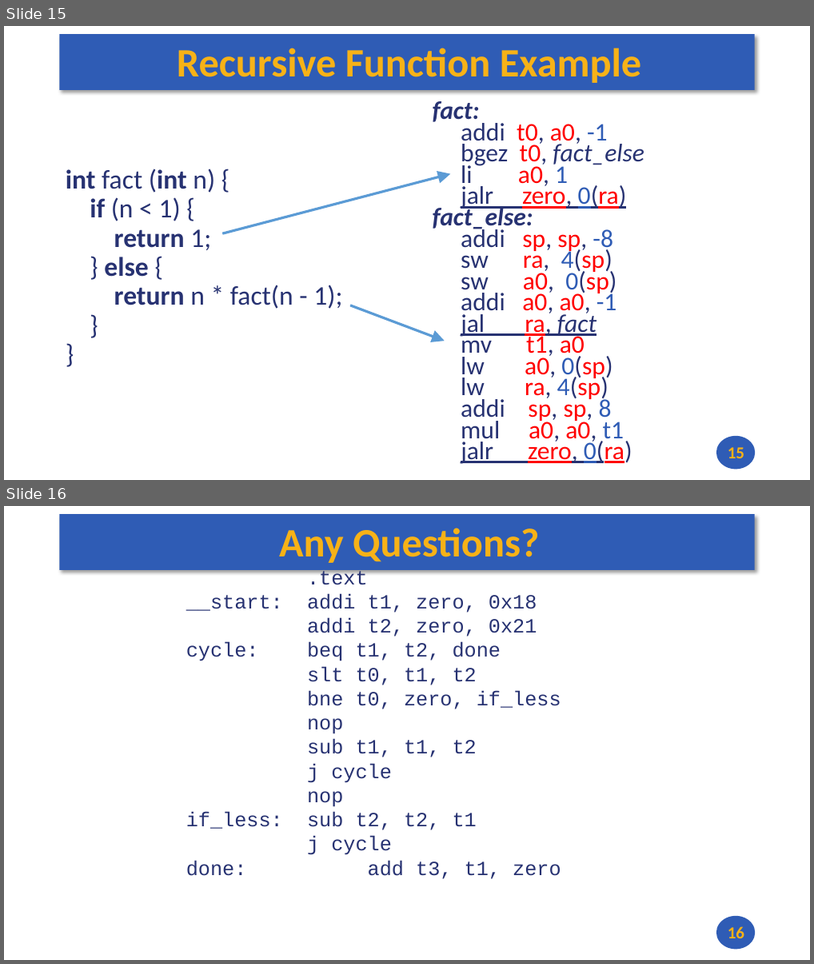
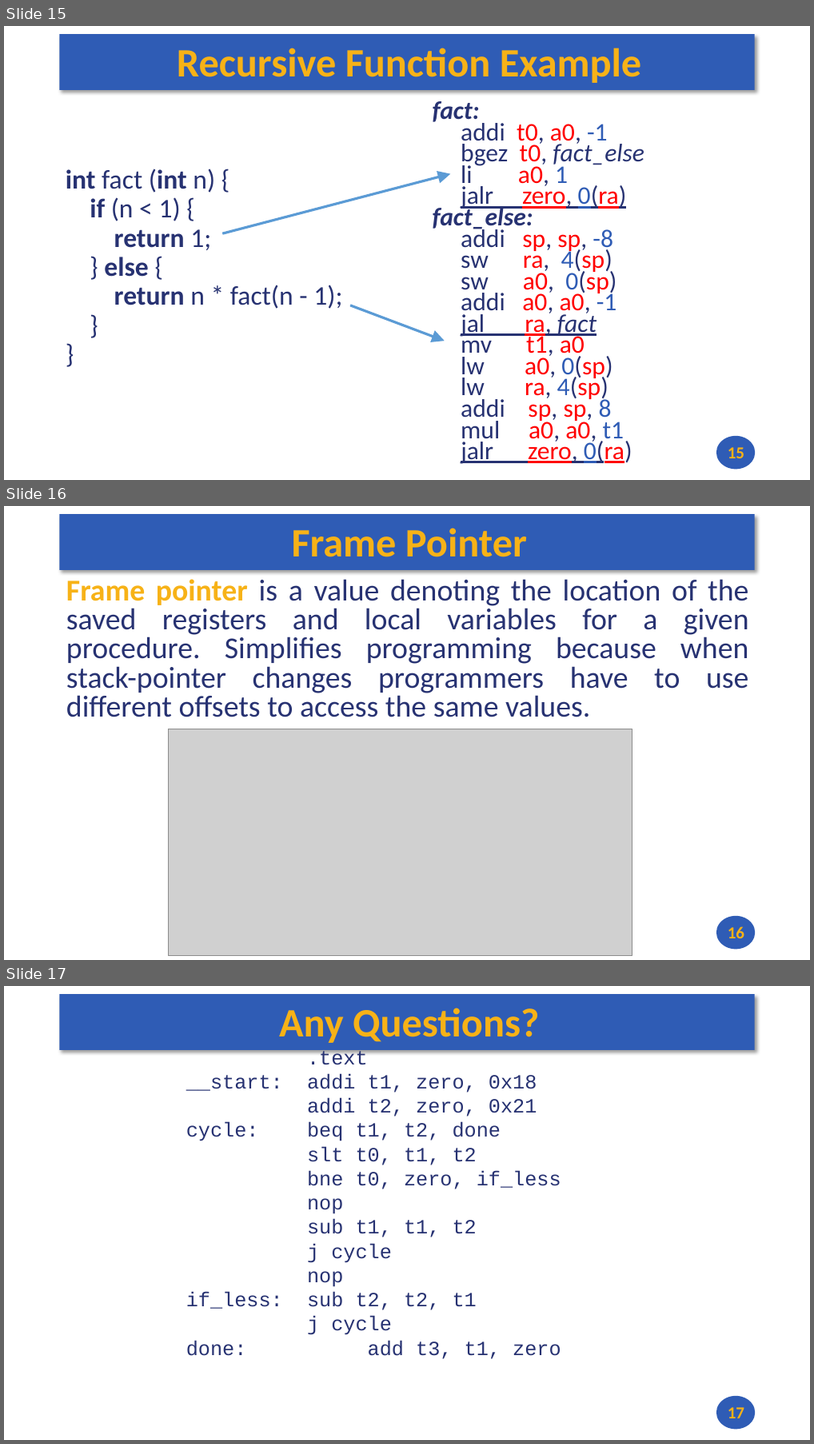
Before and after one commit to andrewt0301/hse-acos-course, a slide deck: docs/part1ca/06_CallStack/CA_Lecture_06.pptx. Shown one above the other, each under a label of ours: slides 15 and 16 before the commit, slides 15, 16 and 17 after it. The pictures are 814x964 and 814x1444 pixels, drawn with LibreOffice and Linux fonts; fonts in the diff are those of the drawing; grey boxes stand for pictures. Boxes give left, top, right and bottom in pixels: in the first picture for what was removed or moved away, otherwise in the second. Text is boxed around its words. In the diff, an @@ line names an element or a change of style, - is before the commit and + after.

```diff
--- a/docs/part1ca/06_CallStack/CA_Lecture_06.pptx
+++ b/docs/part1ca/06_CallStack/CA_Lecture_06.pptx
@@ slide 16 added at (4,506,810,960), background #FFFFFF; not listed: 2 template elements that a slide beside it also shows @@
@@ title added at (292,528,527,557), 48 pt, text #F7B217, bold @@
+Frame Pointer
@@ text added at (66,579,750,717), 36 pt, text #273272 @@
+Frame pointer is a value denoting the location of the saved registers and local variables for a given procedure. Simplifies programming because when stack-pointer changes programmers have to use different offsets to access the same values.
@@ picture added at (169,729,633,956) @@
@@ page number added at (728,926,745,938), 20 pt, text #F7B217, bold @@
+16
@@ what was slide 16 is now slide 17 @@
@@ page number at (728,1407,745,1418): text changed @@
-16
+17
```
Also in this commit, not shown: 3 other files.
